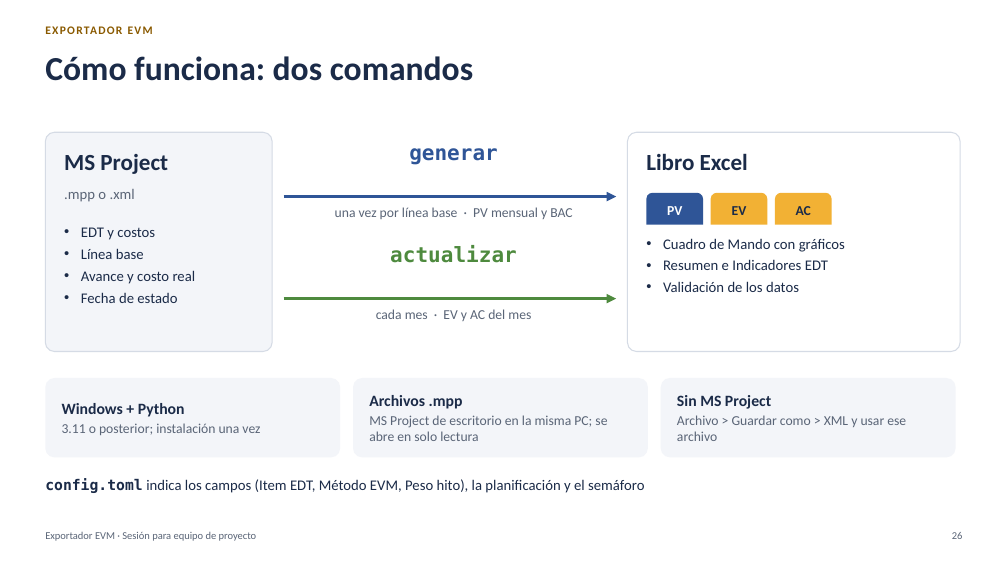
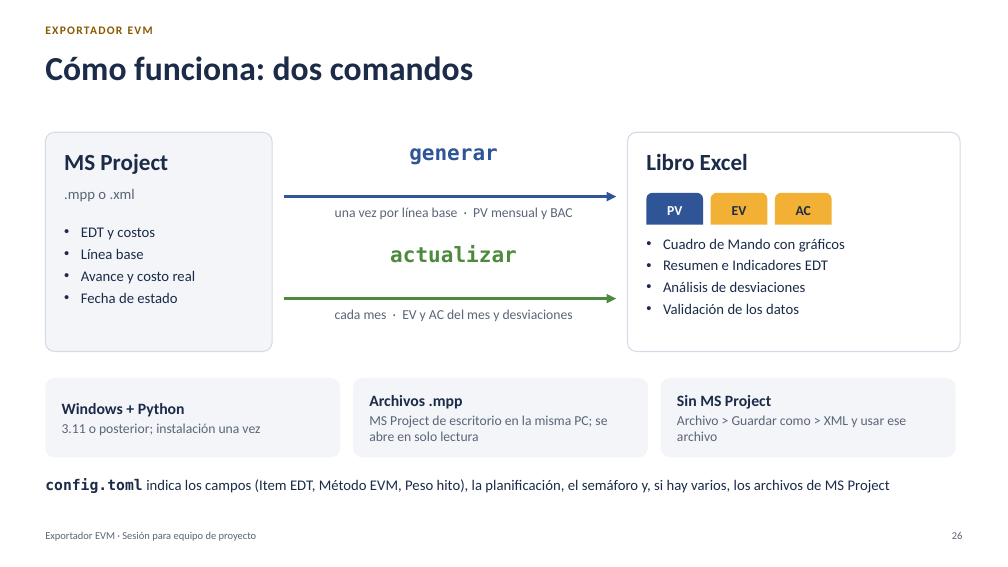
Before and after one commit to MarceloSalazar/evm-automation, a slide deck: slide 26 of docs/presentacion-jefes-de-proyecto.pptx. Drawn at 1008x567 pixels with LibreOffice and Linux fonts; fonts in the diff are those of the drawing. Boxes give left, top, right and bottom in pixels: in the first picture for what was removed or moved away, otherwise in the second. Text is boxed around its words. In the diff, an @@ line names an element or a change of style, - is before the commit and + after.

Commit message:
Semáforo con umbrales inferiores y superiores; presentación actualizada
- [semaforo]: umbrales comunes de CPI y SPI rojo_inferior, amarillo_inferior,
  amarillo_superior y rojo_superior (0,90 / 0,95 / 1,05 / 1,10). rojo y
  amarillo siguen siendo válidos como nombres de los umbrales inferiores.
- Resumen, Indicadores EDT, Cuadro de Mando y Análisis de desviaciones marcan
  en amarillo o rojo los índices por debajo y por encima del rango verde. El
  TCPI sigue usando solo los umbrales inferiores.
- El Cuadro de Mando muestra la escala del semáforo con los umbrales del libro,
  y el gráfico de CPI y SPI tiene las bandas superiores (sin repetir la
  leyenda; las series llevan caché vacía para que Excel respete las entradas de
  leyenda eliminadas).
- Análisis de desviaciones: lista los paquetes fuera del rango verde, por debajo
  o por encima; el semáforo de cada fila usa el índice más alejado.
- Los umbrales se guardan en _meta. Las bandas nuevas usan columnas nuevas de la
  hoja _graficos, para que actualizar siga recreando los gráficos de libros
  anteriores.
- Documentación, capturas y presentación (36 diapositivas, PowerPoint y PDF):
  semáforo, comando analizar y nueva diapositiva de análisis de desviaciones.

```diff
--- a/docs/presentacion-jefes-de-proyecto.pptx
+++ b/docs/presentacion-jefes-de-proyecto.pptx
@@ text at bbox=[663, 281, 806, 292]: paragraph added @@
+• Análisis de desviaciones
@@ text at bbox=[335, 309, 573, 321]: text changed @@
-cada mes · EV y AC del mes
+cada mes · EV y AC del mes y desviaciones
@@ text at bbox=[45, 478, 890, 493]: text changed @@
-config.toml indica los campos (Item EDT, Método EVM, Peso hito), la planificación y el semáforo
+config.toml indica los campos (Item EDT, Método EVM, Peso hito), la planificación, el semáforo y, si hay varios, los archivos de MS Project
```
Also in this commit, not shown: 8 other slides changed, 1 slide added, 29 other files.
